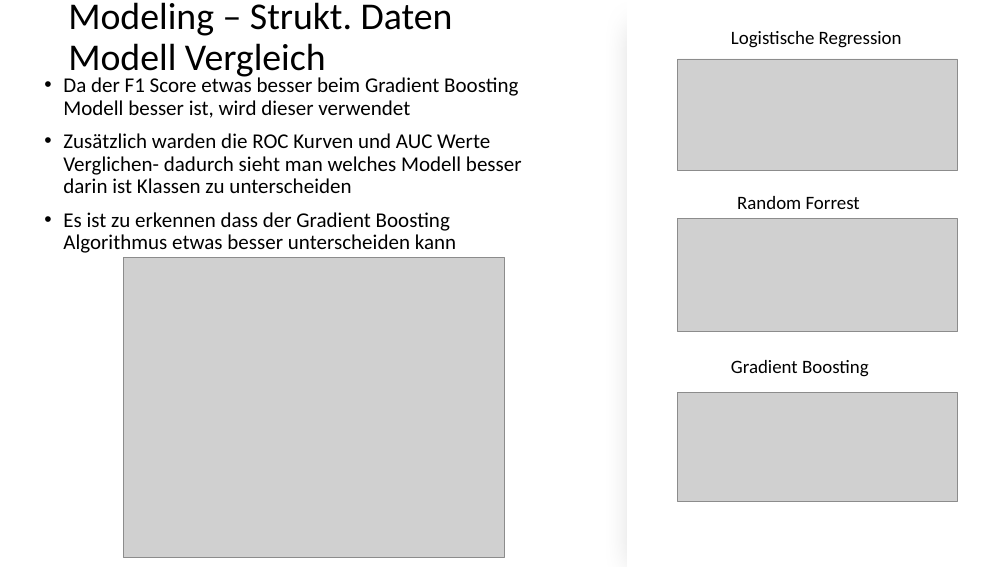
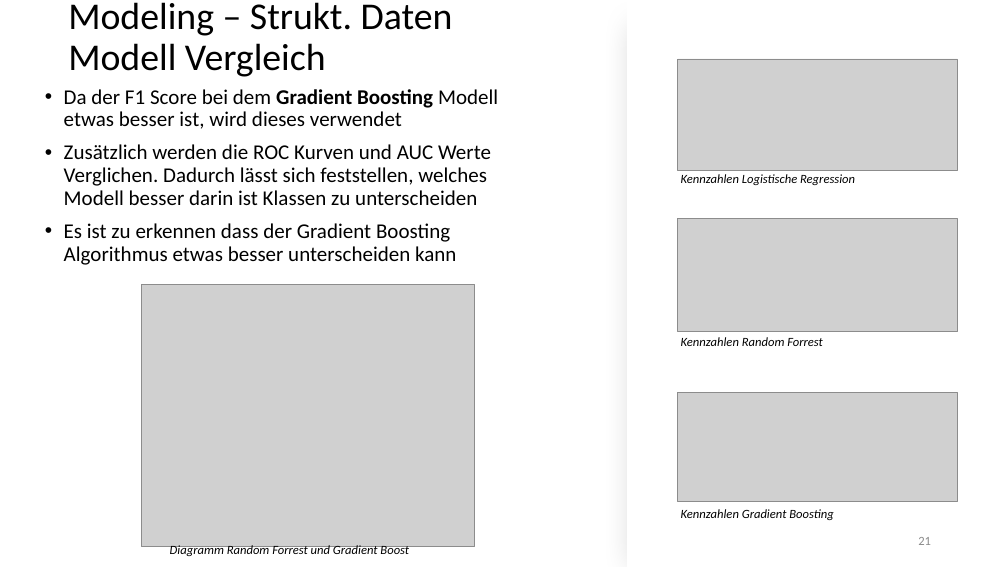
Before and after one commit to Flitschi7/big-data-management, a slide deck: slide 21 of Organisational/Dokumentation HHZ Rocket Project.pptx. Drawn at 1008x567 pixels with LibreOffice and Linux fonts; fonts in the diff are those of the drawing; grey boxes stand for pictures. Boxes give left, top, right and bottom in pixels: in the first picture for what was removed or moved away, otherwise in the second. Text is boxed around its words. In the diff, an @@ line names an element or a change of style, - is before the commit and + after.

```diff
--- a/Organisational/Dokumentation HHZ Rocket Project.pptx
+++ b/Organisational/Dokumentation HHZ Rocket Project.pptx
@@ text "Da der F1 Score bei ...": place and size @@
-text "Da der F1 Score bei ..." at (63, 75, 522, 253)
+text "Da der F1 Score bei ..." at (64, 89, 498, 265)
@@ text at (64, 89, 498, 205): text changed @@
-• Da der F1 Score etwas besser beim Gradient Boosting Modell besser ist, wird dieser verwendet
-• Zusätzlich warden die ROC Kurven und AUC Werte Verglichen- dadurch sieht man welches Modell besser darin ist Klassen zu unterscheiden
+• Da der F1 Score bei dem Gradient Boosting Modell etwas besser ist, wird dieses verwendet
+• Zusätzlich werden die ROC Kurven und AUC Werte Verglichen. Dadurch lässt sich feststellen, welches Modell besser darin ist Klassen zu unterscheiden
@@ text at (681, 174, 855, 185): text changed; size 18 to 12 pt; italic on @@
-Logistische Regression
+Kennzahlen Logistische Regression
@@ picture: place and size @@
-picture at (123, 258, 504, 558)
+picture at (141, 284, 475, 547)
@@ text at (681, 337, 823, 346): text changed; size 18 to 12 pt; italic on @@
-Random Forrest
+Kennzahlen Random Forrest
@@ text at (681, 509, 833, 520): text changed; size 18 to 12 pt; italic on @@
-Gradient Boosting
+Kennzahlen Gradient Boosting
@@ page number added at (918, 537, 931, 545), 12 pt, text #8C8C8C @@
+21
@@ text added at (170, 545, 409, 557), 12 pt, text #000000, italic @@
+Diagramm Random Forrest und Gradient Boost
```
Also in this commit, not shown: 13 other slides changed.
